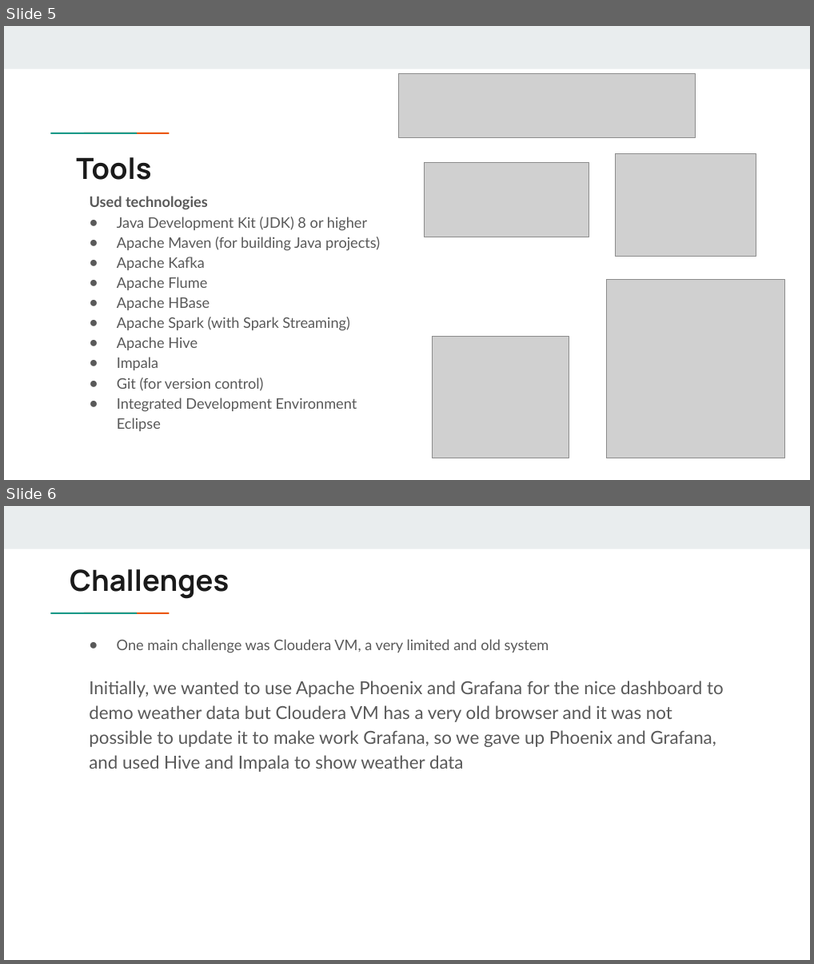
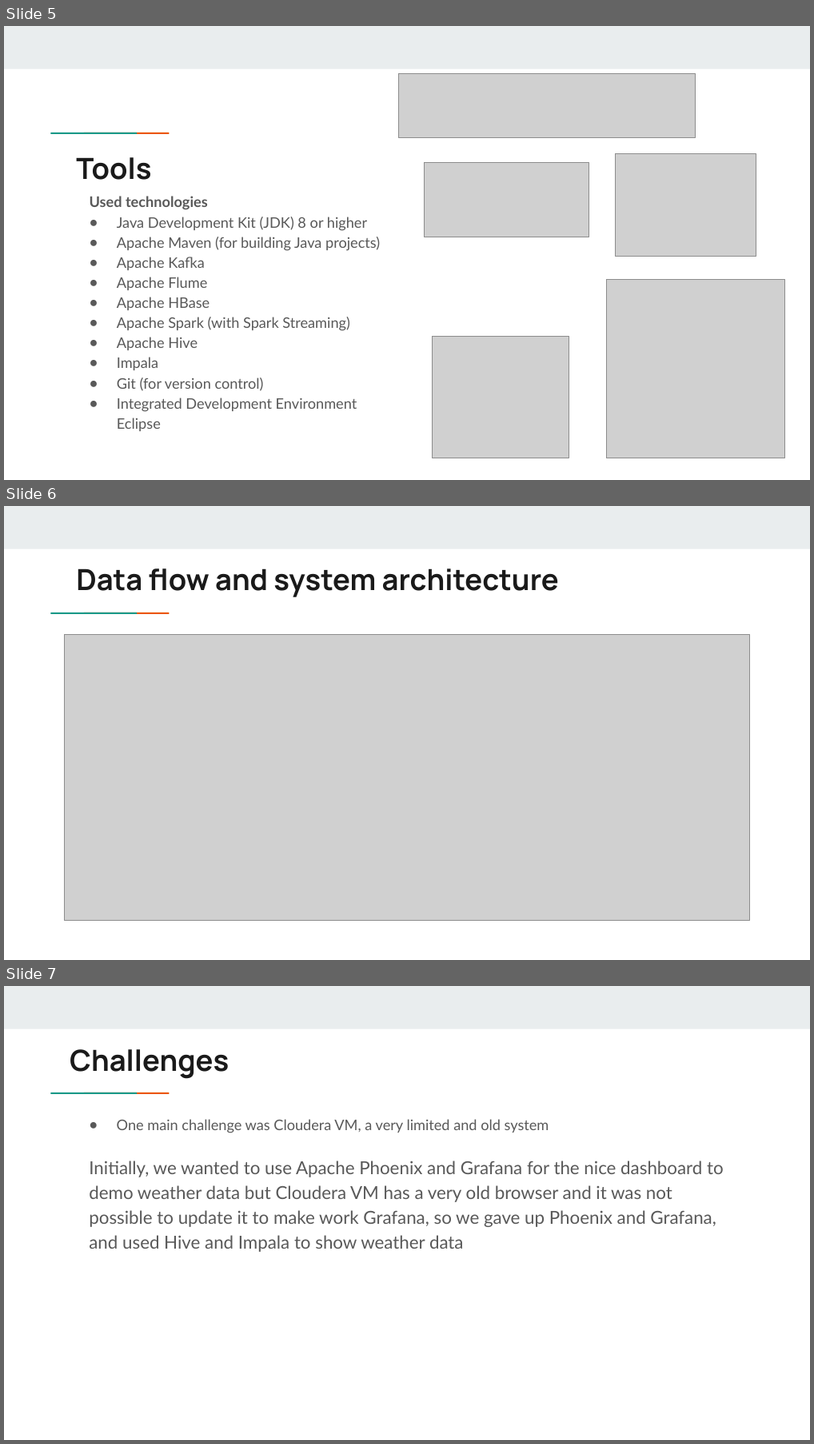
Before and after one commit to dinomov/weather-system-bdt-project, a slide deck: BDT - Project Presentation.pptx. Shown one above the other, each under a label of ours: slides 5 and 6 before the commit, slides 5, 6 and 7 after it. The pictures are 814x964 and 814x1444 pixels, drawn with LibreOffice and Linux fonts; fonts in the diff are those of the drawing; grey boxes stand for pictures. Boxes give left, top, right and bottom in pixels: in the first picture for what was removed or moved away, otherwise in the second. Text is boxed around its words. In the diff, an @@ line names an element or a change of style, - is before the commit and + after.

```diff
--- a/BDT - Project Presentation.pptx
+++ b/BDT - Project Presentation.pptx
@@ slide 6 added at <box>4,506,810,960</box>, background #FFFFFF; not listed: 3 template elements that a slide beside it also shows @@
@@ title added at <box>76,568,559,597</box>, 26 pt, text #1A1A1A, bold @@
+Data flow and system architecture
@@ picture added at <box>65,634,750,920</box> @@
@@ what was slide 6 is now slide 7 @@
```
Also in this commit, not shown: 2 other files.
